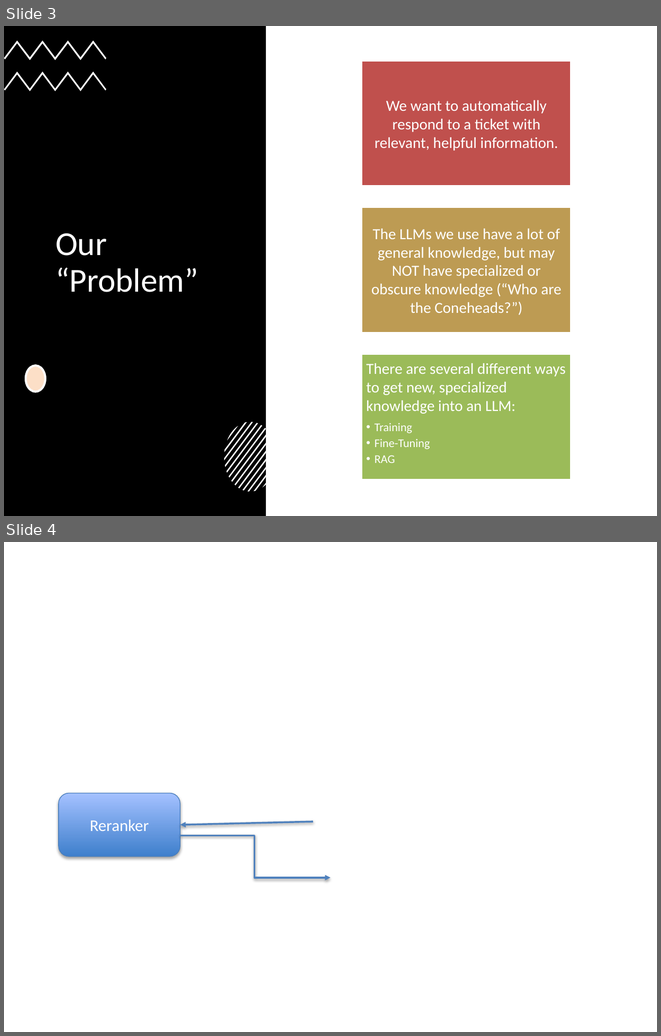
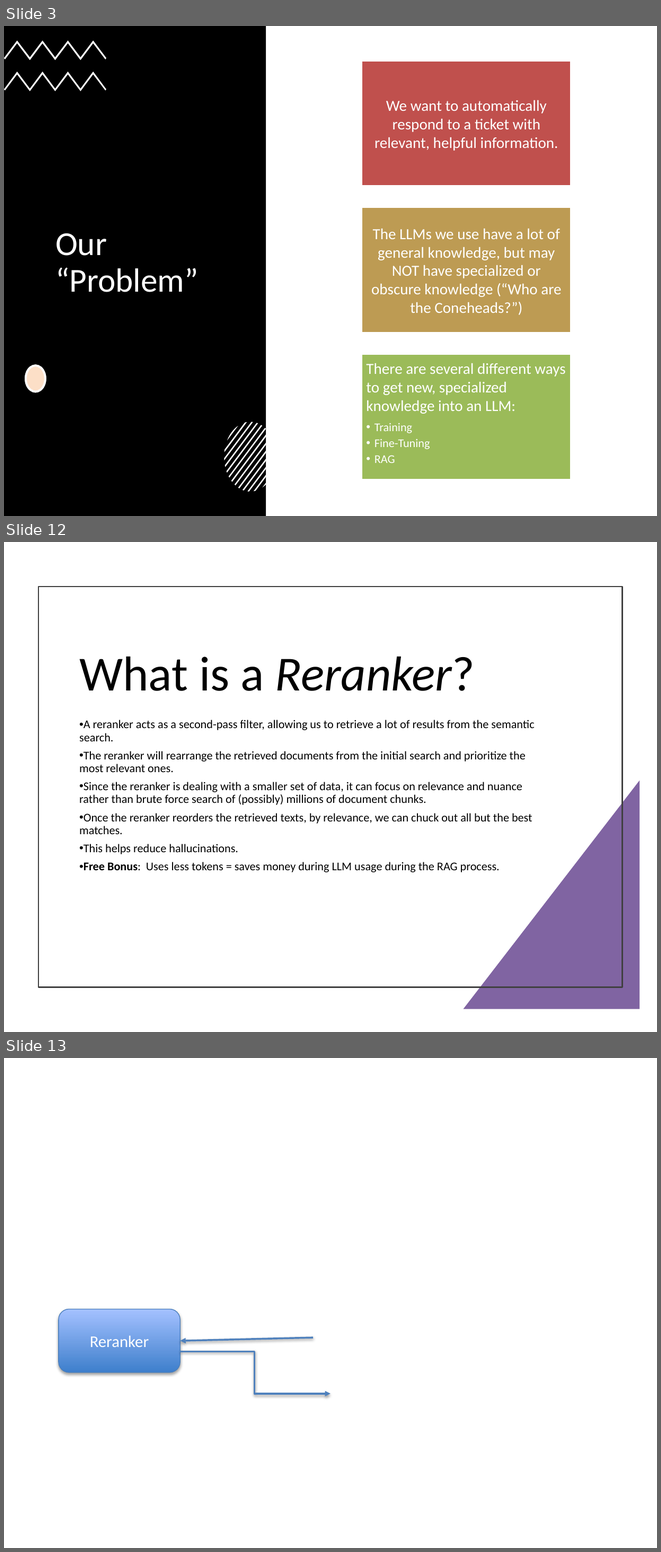
Before and after one commit to tniccum21/LLM_Class, a slide deck: Week06/Week06.pptx. Shown one above the other, each under a label of ours: slides 3 and 4 before the commit, slides 3, 12 and 13 after it; the slides between them are not shown. The pictures are 661x1036 and 661x1552 pixels, drawn with LibreOffice and Linux fonts; fonts in the diff are those of the drawing; background and template pictures are left out. Boxes give left, top, right and bottom in pixels: in the first picture for what was removed or moved away, otherwise in the second. Text is boxed around its words. In the diff, an @@ line names an element or a change of style, - is before the commit and + after.

```diff
--- a/Week06/Week06.pptx
+++ b/Week06/Week06.pptx
@@ slide 12 added at bbox=[4, 542, 657, 1032], background #FFFFFF @@
@@ rectangle added at bbox=[38, 587, 623, 987], outline #404040 1.5 pt @@
@@ title added at bbox=[79, 656, 475, 691], 54 pt, text #000000 @@
+What is a Reranker?
@@ text added at bbox=[79, 720, 534, 872], 13 pt, text #000000 @@
+• A reranker acts as a second-pass filter, allowing us to retrieve a lot of results from the semantic search.
+• The reranker will rearrange the retrieved documents from the initial search and prioritize the most relevant ones.
+• Since the reranker is dealing with a smaller set of data, it can focus on relevance and nuance rather than brute force search of (possibly) millions of document chunks.
+• Once the reranker reorders the retrieved texts, by relevance, we can chuck out all but the best matches.
+• This helps reduce hallucinations.
+• Free Bonus: Uses less tokens = saves money during LLM usage during the RAG process.
@@ right triangle added at bbox=[463, 780, 639, 1009], fill #8064A2 @@
@@ what was slide 4 is now slide 13 @@
```
Also in this commit, not shown: 8 other slides added, 5 slides removed, 14 other files.
